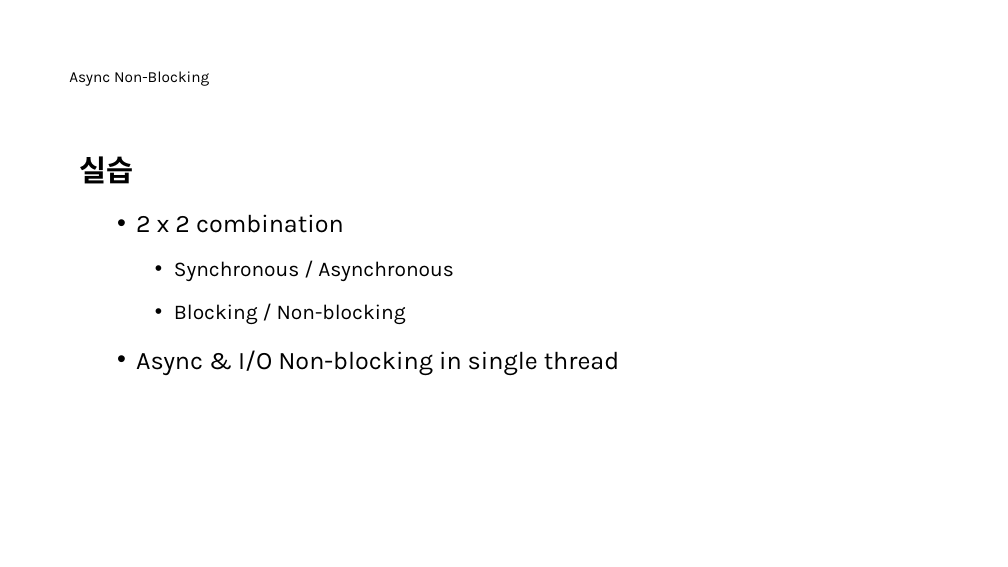
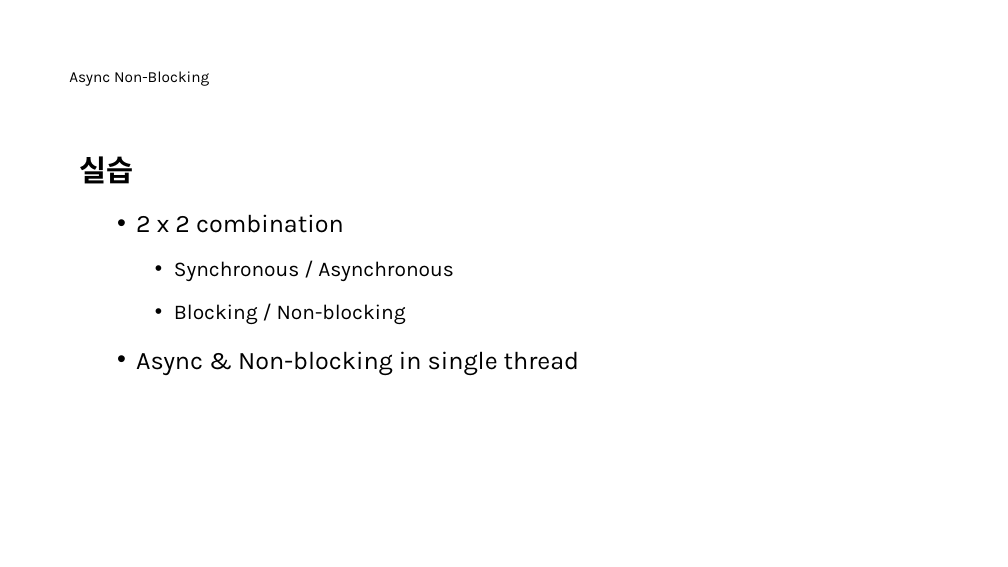
Before and after one commit to nayasis/fastcampus-hyper-webflux, a slide deck: slide 10 of 99.ppt/[Ch4-1. 비동기 서비스 소개] 1-2. 비동기 호출이란 ~ 1-3. Servlet_Reactive.pptx. Drawn at 1008x567 pixels with LibreOffice and Linux fonts; fonts in the diff are those of the drawing; background and template pictures are left out. Boxes give left, top, right and bottom in pixels: in the first picture for what was removed or moved away, otherwise in the second. Text is boxed around its words. In the diff, an @@ line names an element or a change of style, - is before the commit and + after.

Commit message:
설명 수정

```diff
--- a/99.ppt/[Ch4-1. 비동기 서비스 소개] 1-2. 비동기 호출이란 ~ 1-3. Servlet_Reactive.pptx
+++ b/99.ppt/[Ch4-1. 비동기 서비스 소개] 1-2. 비동기 호출이란 ~ 1-3. Servlet_Reactive.pptx
@@ text at bbox=[136, 351, 579, 375]: text changed @@
-  • Async & I/O Non-blocking in single thread
+  • Async & Non-blocking in single thread
```
